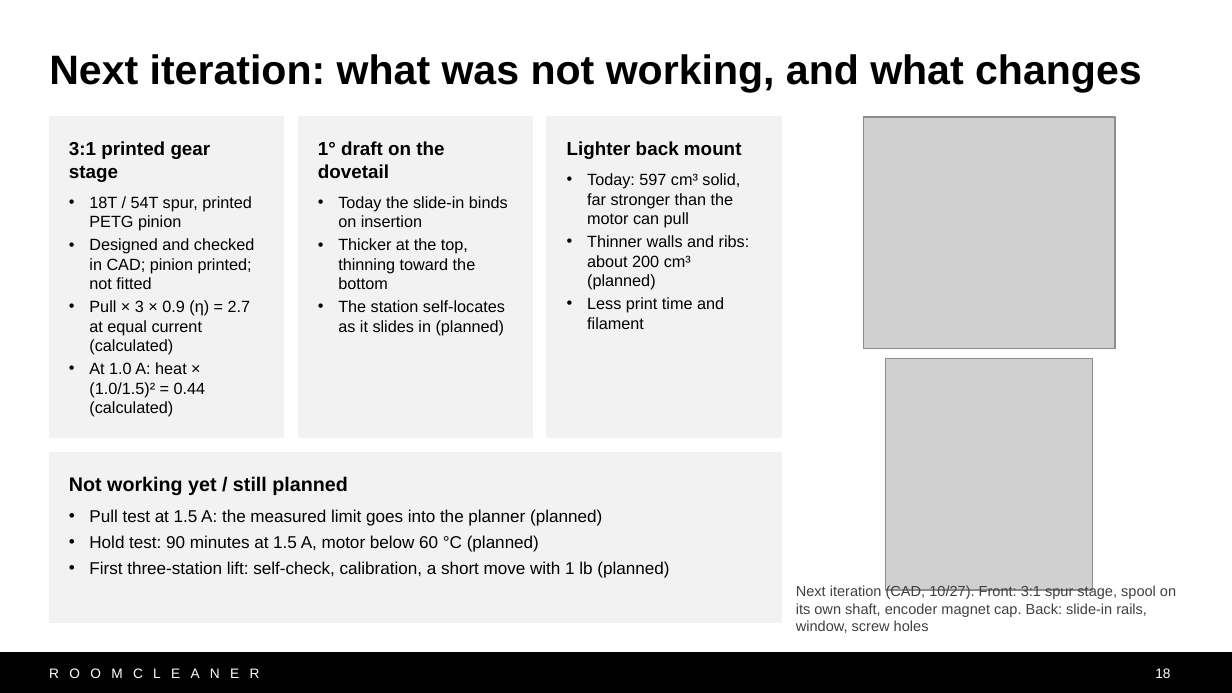
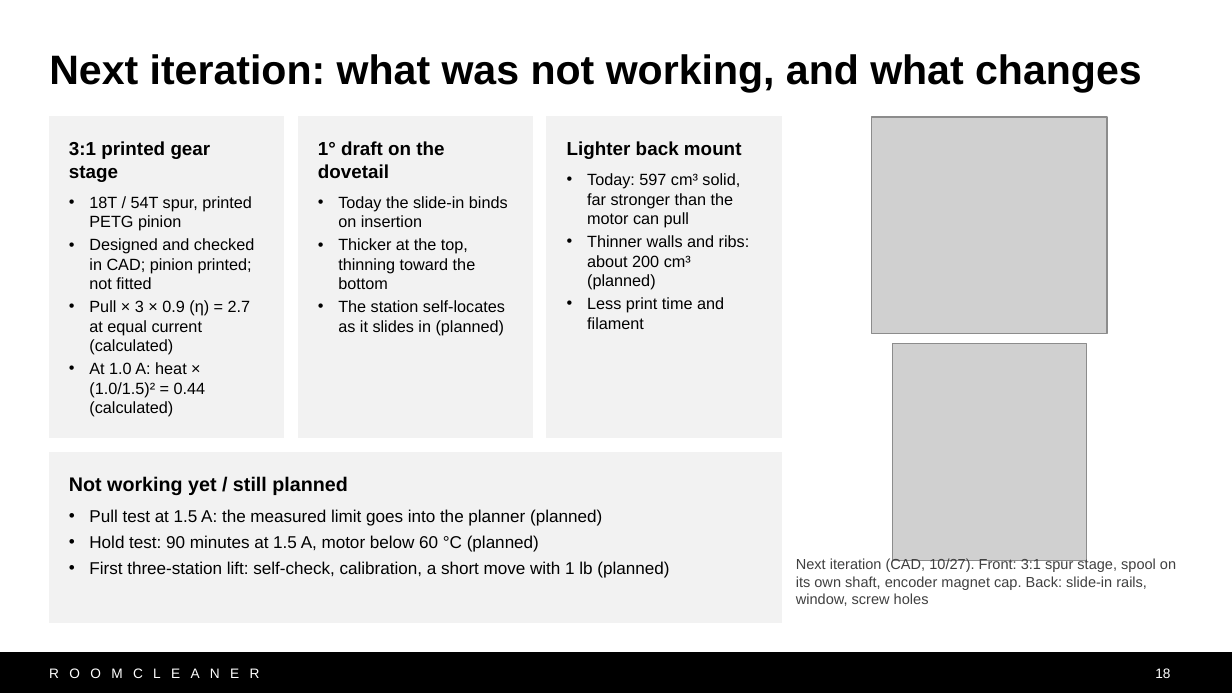
Before and after one commit to Jaspario1199/RoomCleaner, a slide deck: slide 18 of docs/presentation/deck_v10/RoomCleaner_Buntinx_v10.pptx. Drawn at 1232x693 pixels with LibreOffice and Linux fonts; fonts in the diff are those of the drawing; grey boxes stand for pictures. Boxes give left, top, right and bottom in pixels: in the first picture for what was removed or moved away, otherwise in the second. Text is boxed around its words. In the diff, an @@ line names an element or a change of style, - is before the commit and + after.

```diff
--- a/docs/presentation/deck_v10/RoomCleaner_Buntinx_v10.pptx
+++ b/docs/presentation/deck_v10/RoomCleaner_Buntinx_v10.pptx
@@ picture: place and size @@
-picture at bbox=[864, 117, 1115, 349]
+picture at bbox=[871, 117, 1106, 334]
@@ picture: place and size @@
-picture at bbox=[886, 359, 1093, 590]
+picture at bbox=[892, 344, 1085, 561]
@@ text "Next iteration (CAD, 10/27). Front: ...": place and size @@
-text "Next iteration (CAD, 10/27). Front: ..." at bbox=[796, 585, 1176, 633]
+text "Next iteration (CAD, 10/27). Front: ..." at bbox=[796, 558, 1176, 606]
```
Also in this commit, not shown: 2 other slides changed, 3 other files.
